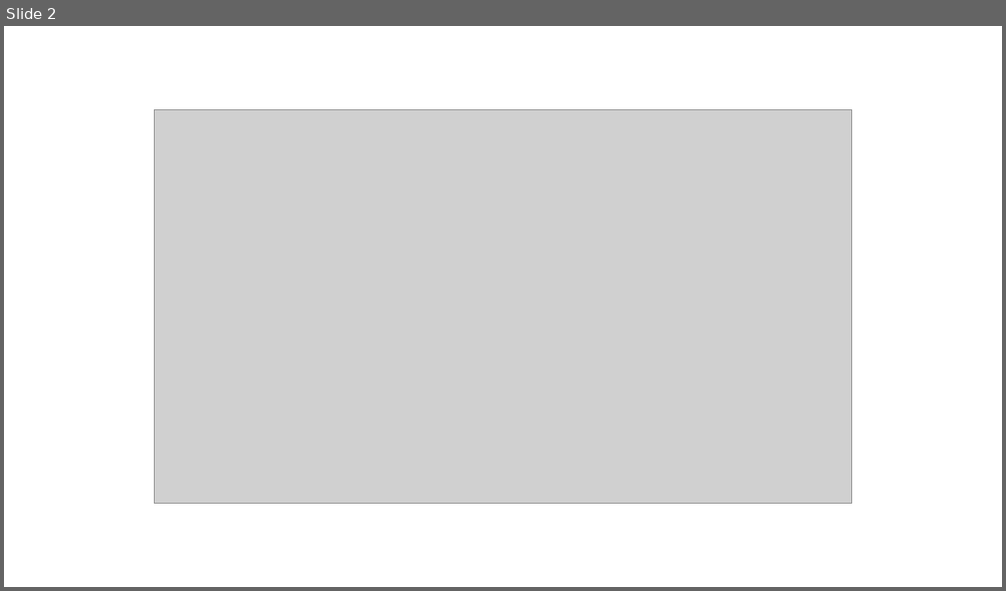
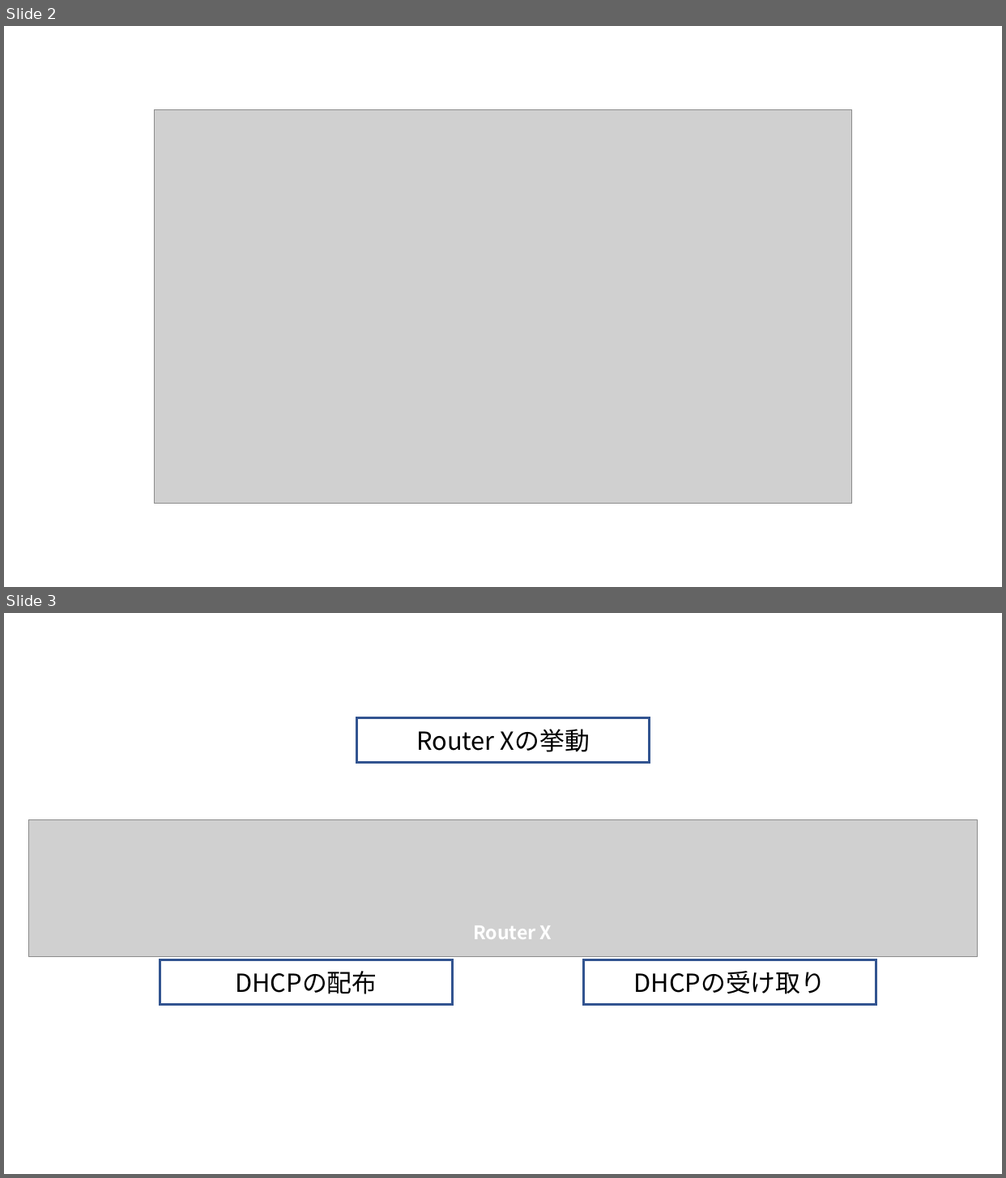
Before and after one commit to siberiy4/KNTW_Advance-Doc, a slide deck: プレゼンテーション1.pptx. Shown one above the other, each under a label of ours: slide 2 before the commit, slides 2 and 3 after it. The pictures are 1006x591 and 1006x1178 pixels, drawn with LibreOffice and Linux fonts; fonts in the diff are those of the drawing; grey boxes stand for pictures. Boxes give left, top, right and bottom in pixels: in the first picture for what was removed or moved away, otherwise in the second. Text is boxed around its words. In the diff, an @@ line names an element or a change of style, - is before the commit and + after.

```diff
--- a/プレゼンテーション1.pptx
+++ b/プレゼンテーション1.pptx
@@ slide 3 added at (4, 613, 1002, 1174), background #FFFFFF @@
@@ rectangle added at (356, 717, 650, 763), outline #325491 2.25 pt, 24 pt, text #000000 @@
+Router Xの挙動
@@ picture added at (28, 820, 978, 956) @@
@@ text added at (473, 926, 552, 939), 18 pt, text #FFFFFF, bold @@
+Router X
@@ rectangle added at (160, 960, 453, 1005), outline #325491 2.25 pt, 24 pt, text #000000 @@
+DHCPの配布
@@ rectangle added at (583, 960, 876, 1005), outline #325491 2.25 pt, 24 pt, text #000000 @@
+DHCPの受け取り
```
Also in this commit, not shown: 2 other slides added, 4 other files.
